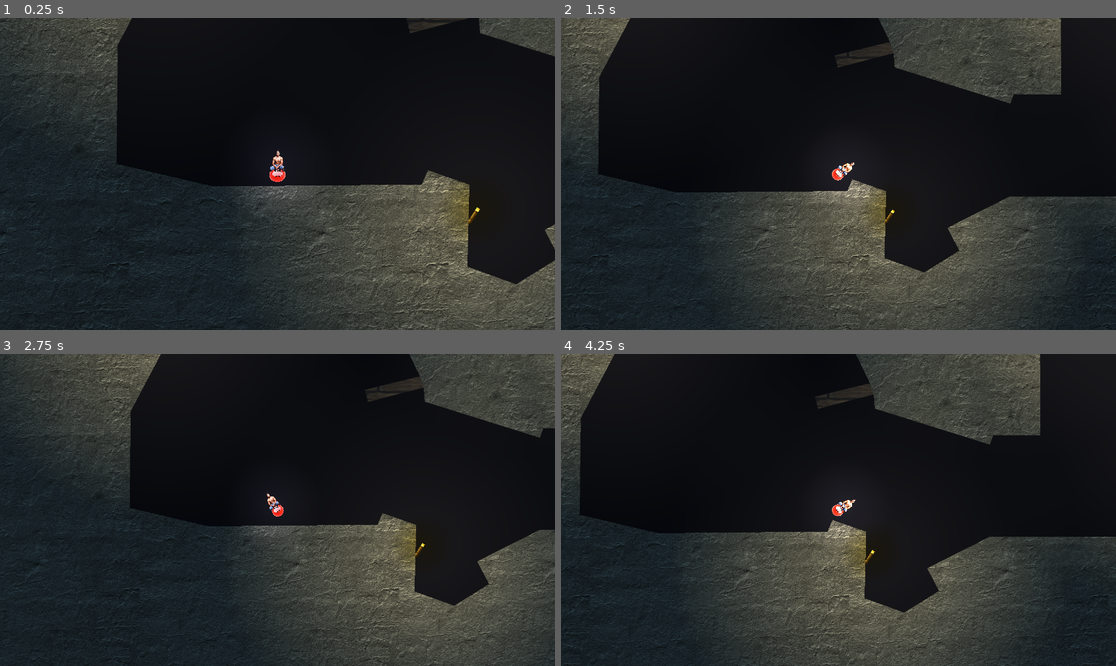
Above: before the commit, frames 1-4 (two rows, left to right).
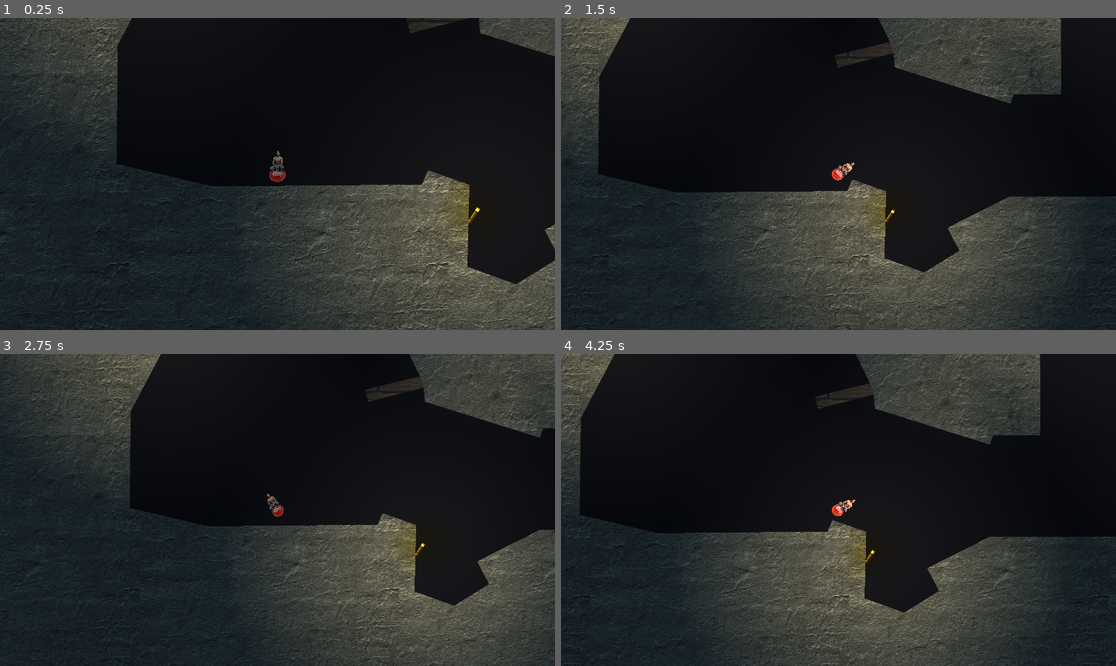
Above: after the commit, the same moments.

Repository: VGDCatumn/VGDC_FALL_26
Game: Godot game, scene res://Levels/level_master.tscn
Same seed, same stepped clock (60 frames per second), same inputs: the game is played once before the commit and once after it. This scene is started directly instead of the project's main scene.
Inputs:
- Up to frame 1 (0.25 s): no input
- Up to frame 2 (1.5 s): tap Enter (ui_accept) at 0.5, 0.77 s; hold D (move_right) from 0.53 s (still down); tap Tab (dev_mode) at 0.6, 1.35 s
- Up to frame 3 (2.75 s): tap Enter (ui_accept) at 1.52 s; release D (move_right) at 2.03 s; hold A (move_left) from 2.03 s (still down); tap Tab (dev_mode) at 2.1 s
- Up to frame 4 (4.25 s): release A (move_left) at 2.78 s; hold D (move_right) from 2.78 s (still down); tap Tab (dev_mode) at 2.85, 3.6 s; tap Enter (ui_accept) at 3.02, 3.77 s

The runs differ from the first frame. In frame 1, 0.5% of the frame differs, in the area x 43-57%, y 42-61%; in frame 2, 0.4%; in frame 3, 0.3%; in frame 4, 0.3%.

Commit message:
Polish level_chasm, remove point light from player

Diff:
--- a/Godot/Instances/player_ball_man.tscn
+++ b/Godot/Instances/player_ball_man.tscn
@@ -286,15 +286,6 @@
 &"wall_bounce_animation_right": SubResource("Animation_s6csc")
 }
 
-[sub_resource type="Gradient" id="Gradient_cjflg"]
-offsets = PackedFloat32Array(0, 0.18373494, 0.6295181)
-colors = PackedColorArray(1, 1, 1, 1, 0.7070707, 0.7070707, 0.7070707, 1, 0, 0, 0, 1)
-
-[sub_resource type="GradientTexture2D" id="GradientTexture2D_2gjm8"]
-gradient = SubResource("Gradient_cjflg")
-fill = 1
-fill_from = Vector2(0.5, 0.5)
-
 [node name="BallMan" type="CharacterBody2D" unique_id=742937550 groups=["PLAYER"]]
 z_index = 1
 script = ExtResource("1_gc4hn")
@@ -346,13 +337,6 @@
 libraries/ = SubResource("AnimationLibrary_a7g5p")
 autoplay = &"bounce_animation"
 
-[node name="PointLight2D" type="PointLight2D" parent="." unique_id=559485854]
-position = Vector2(0, -52)
-color = Color(1, 0.9019608, 0.9019608, 1)
-energy = 0.7
-texture = SubResource("GradientTexture2D_2gjm8")
-texture_scale = 12.0
-
 [connection signal="send_bounce" from="." to="Audio_Bounce" method="_on_ball_man_send_bounce"]
 [connection signal="send_velocity_vector" from="." to="VectorArrow" method="_on_ball_man_send_velocity_vector"]
 [connection signal="body_entered" from="Person" to="." method="_on_person_body_entered"]
--- a/Godot/Levels/level_chasm.tscn
+++ b/Godot/Levels/level_chasm.tscn
@@ -63,15 +63,12 @@
 [sub_resource type="RectangleShape2D" id="RectangleShape2D_4plfb"]
 size = Vector2(426.76462, 208.024)
 
-[sub_resource type="RectangleShape2D" id="RectangleShape2D_qji3b"]
-size = Vector2(426.76462, 274.36734)
+[sub_resource type="RectangleShape2D" id="RectangleShape2D_v8crf"]
+size = Vector2(426.76462, 517.66974)
 
 [sub_resource type="RectangleShape2D" id="RectangleShape2D_wxvkv"]
 size = Vector2(358.99698, 209.61874)
 
-[sub_resource type="RectangleShape2D" id="RectangleShape2D_im146"]
-size = Vector2(688.0156, 29.891678)
-
 [sub_resource type="RectangleShape2D" id="RectangleShape2D_8pxd6"]
 size = Vector2(919.37415, 406.01764)
 
@@ -84,14 +81,14 @@
 [sub_resource type="RectangleShape2D" id="RectangleShape2D_xygf2"]
 size = Vector2(399.29944, 705.14777)
 
-[sub_resource type="RectangleShape2D" id="RectangleShape2D_74lte"]
-size = Vector2(359.0736, 705.14777)
+[sub_resource type="RectangleShape2D" id="RectangleShape2D_qagw3"]
+size = Vector2(359.0736, 801.3848)
 
 [sub_resource type="RectangleShape2D" id="RectangleShape2D_am1oe"]
 size = Vector2(723.4132, 108.36835)
 
-[sub_resource type="RectangleShape2D" id="RectangleShape2D_pm8sa"]
-size = Vector2(612.1554, 75.76912)
+[sub_resource type="RectangleShape2D" id="RectangleShape2D_hgmp6"]
+size = Vector2(501.2021, 75.76912)
 
 [sub_resource type="RectangleShape2D" id="RectangleShape2D_ncnwt"]
 size = Vector2(252, 1421)
@@ -131,17 +128,17 @@
 [sub_resource type="RectangleShape2D" id="RectangleShape2D_j8efr"]
 size = Vector2(461.3376, 846.3841)
 
-[sub_resource type="RectangleShape2D" id="RectangleShape2D_utpyw"]
-size = Vector2(1144, 772)
+[sub_resource type="RectangleShape2D" id="RectangleShape2D_7s22q"]
+size = Vector2(1235, 227)
 
 [sub_resource type="RectangleShape2D" id="RectangleShape2D_mi710"]
-size = Vector2(1175.0371, 441.47623)
+size = Vector2(599.56616, 441.47623)
 
 [sub_resource type="RectangleShape2D" id="RectangleShape2D_0jm4c"]
 size = Vector2(1144, 319)
 
 [sub_resource type="RectangleShape2D" id="RectangleShape2D_400cn"]
-size = Vector2(1056.6833, 335.48706)
+size = Vector2(1208.3726, 440.16614)
 
 [sub_resource type="RectangleShape2D" id="RectangleShape2D_t43xt"]
 size = Vector2(140, 1789.4177)
@@ -158,11 +155,14 @@
 [sub_resource type="RectangleShape2D" id="RectangleShape2D_ckhtb"]
 size = Vector2(54.31546, 440.3738)
 
-[sub_resource type="RectangleShape2D" id="RectangleShape2D_o6j0p"]
-size = Vector2(54.31546, 148.00174)
-
-[sub_resource type="RectangleShape2D" id="RectangleShape2D_rk17o"]
-size = Vector2(86.987076, 76.372574)
+[sub_resource type="RectangleShape2D" id="RectangleShape2D_qofdi"]
+size = Vector2(69.96193, 229.83441)
+
+[sub_resource type="RectangleShape2D" id="RectangleShape2D_fat7j"]
+size = Vector2(210.55914, 651.4854)
+
+[sub_resource type="RectangleShape2D" id="RectangleShape2D_j4ift"]
+size = Vector2(180.00598, 76.372574)
 
 [sub_resource type="RectangleShape2D" id="RectangleShape2D_468tx"]
 size = Vector2(427.73682, 104.93701)
@@ -173,8 +173,8 @@
 [sub_resource type="RectangleShape2D" id="RectangleShape2D_rkulv"]
 size = Vector2(205.39581, 780.8457)
 
-[sub_resource type="RectangleShape2D" id="RectangleShape2D_agsoa"]
-size = Vector2(441.75, 1143.25)
+[sub_resource type="RectangleShape2D" id="RectangleShape2D_bela8"]
+size = Vector2(441.75, 637.625)
 
 [sub_resource type="RectangleShape2D" id="RectangleShape2D_7faet"]
 size = Vector2(564.875, 92.8125)
@@ -200,11 +200,17 @@
 [sub_resource type="RectangleShape2D" id="RectangleShape2D_870hm"]
 size = Vector2(53.793655, 103.05699)
 
-[sub_resource type="RectangleShape2D" id="RectangleShape2D_0vpnd"]
-size = Vector2(514.875, 914.625)
-
-[sub_resource type="RectangleShape2D" id="RectangleShape2D_xkllp"]
+[sub_resource type="RectangleShape2D" id="RectangleShape2D_hs767"]
+size = Vector2(553.8828, 668.7014)
+
+[sub_resource type="RectangleShape2D" id="RectangleShape2D_uvpdl"]
 size = Vector2(342.16174, 733.07007)
+
+[sub_resource type="RectangleShape2D" id="RectangleShape2D_ctr7y"]
+size = Vector2(184.01349, 457.32434)
+
+[sub_resource type="RectangleShape2D" id="RectangleShape2D_6gey5"]
+size = Vector2(270.92227, 457.32434)
 
 [sub_resource type="RectangleShape2D" id="RectangleShape2D_6fori"]
 size = Vector2(342.16174, 396.89905)
@@ -324,9 +330,10 @@
 shape = SubResource("RectangleShape2D_2xqxn")
 
 [node name="CollisionShape2D2" type="CollisionShape2D" parent="Platforms_Static" unique_id=2014599128]
-position = Vector2(1650.7705, -187.72061)
+position = Vector2(1507.9999, -291.00003)
 rotation = 0.37000978
 shape = SubResource("RectangleShape2D_mui3k")
+metadata/_edit_group_ = true
 
 [node name="CollisionShape2D6" type="CollisionShape2D" parent="Platforms_Static" unique_id=832163544]
 position = Vector2(2352.9067, 119)
@@ -334,12 +341,12 @@
 shape = SubResource("RectangleShape2D_hfuir")
 
 [node name="CollisionShape2D16" type="CollisionShape2D" parent="Platforms_Static" unique_id=306256798]
-position = Vector2(1611.1372, -886.02673)
+position = Vector2(1606.2845, -1039.3926)
 rotation = 0.21842189
 shape = SubResource("RectangleShape2D_q1rg3")
 
 [node name="CollisionShape2D26" type="CollisionShape2D" parent="Platforms_Static" unique_id=1353523902]
-position = Vector2(1367.8527, -976.6341)
+position = Vector2(1323.0001, -1155.9999)
 rotation = -0.20091197
 scale = Vector2(0.9999999, 0.9999999)
 shape = SubResource("RectangleShape2D_5wovd")
@@ -356,10 +363,10 @@
 shape = SubResource("RectangleShape2D_4plfb")
 
 [node name="CollisionShape2D68" type="CollisionShape2D" parent="Platforms_Static" unique_id=637236305]
-position = Vector2(-4038.0432, -1298.2194)
+position = Vector2(-4049.2048, -1519.0632)
 rotation = -0.050497837
-scale = Vector2(1.0686136, -1.8177027)
-shape = SubResource("RectangleShape2D_qji3b")
+scale = Vector2(1.0686136, -1.8177025)
+shape = SubResource("RectangleShape2D_v8crf")
 
 [node name="CollisionShape2D36" type="CollisionShape2D" parent="Platforms_Static" unique_id=1234362401]
 position = Vector2(-3056.0002, -891)
@@ -367,25 +374,13 @@
 scale = Vector2(1.0686136, -1.8177029)
 shape = SubResource("RectangleShape2D_wxvkv")
 
-[node name="CollisionShape2D34" type="CollisionShape2D" parent="Platforms_Static" unique_id=1904602888]
-position = Vector2(-3434, -1899)
-rotation = 0.44374958
-scale = Vector2(1.0686136, -1.8177028)
-shape = SubResource("RectangleShape2D_im146")
-
-[node name="CollisionShape2D35" type="CollisionShape2D" parent="Platforms_Static" unique_id=1353069791]
-position = Vector2(-3613.9998, -1747)
-rotation = -0.1779948
-scale = Vector2(1.0686136, -1.8177028)
-shape = SubResource("RectangleShape2D_im146")
-
 [node name="CollisionShape2D12" type="CollisionShape2D" parent="Platforms_Static" unique_id=1778568645]
 position = Vector2(3035.1074, -710.2005)
 rotation = 1.8217034
 shape = SubResource("RectangleShape2D_8pxd6")
 
 [node name="CollisionShape2D27" type="CollisionShape2D" parent="Platforms_Static" unique_id=1196196108]
-position = Vector2(1592.173, -648.4095)
+position = Vector2(1587.3203, -801.7754)
 rotation = -0.73847544
 shape = SubResource("RectangleShape2D_1yoly")
 
@@ -401,10 +396,10 @@
 shape = SubResource("RectangleShape2D_xygf2")
 
 [node name="CollisionShape2D17" type="CollisionShape2D" parent="Platforms_Static" unique_id=76313940]
-position = Vector2(1350.5725, -569.68005)
+position = Vector2(1349.1853, -728.63947)
 rotation = -0.008726646
 scale = Vector2(0.9999999, 0.9999999)
-shape = SubResource("RectangleShape2D_74lte")
+shape = SubResource("RectangleShape2D_qagw3")
 
 [node name="CollisionShape2D10" type="CollisionShape2D" parent="Platforms_Static" unique_id=456724541]
 position = Vector2(2556.5537, -385.3303)
@@ -412,9 +407,9 @@
 shape = SubResource("RectangleShape2D_am1oe")
 
 [node name="CollisionShape2D11" type="CollisionShape2D" parent="Platforms_Static" unique_id=603224267]
-position = Vector2(2096.897, -718.3331)
+position = Vector2(2037.4446, -881.52313)
 rotation = 0.17802358
-shape = SubResource("RectangleShape2D_pm8sa")
+shape = SubResource("RectangleShape2D_hgmp6")
 
 [node name="CollisionShape2D15" type="CollisionShape2D" parent="Platforms_Static" unique_id=684096007]
 position = Vector2(3066, -1630)
@@ -463,7 +458,7 @@
 shape = SubResource("RectangleShape2D_478t6")
 
 [node name="CollisionShape2D28" type="CollisionShape2D" parent="Platforms_Static" unique_id=46466392]
-position = Vector2(1866.7566, -830.6596)
+position = Vector2(1861.9039, -984.0255)
 rotation = 0.45601505
 scale = Vector2(0.9999999, 0.9999999)
 shape = SubResource("RectangleShape2D_6fp6m")
@@ -487,11 +482,11 @@
 shape = SubResource("RectangleShape2D_j8efr")
 
 [node name="CollisionShape2D21" type="CollisionShape2D" parent="Platforms_Static" unique_id=1453141542]
-position = Vector2(-4067, -2046)
-shape = SubResource("RectangleShape2D_utpyw")
+position = Vector2(-4021.5, -2318.5)
+shape = SubResource("RectangleShape2D_7s22q")
 
 [node name="CollisionShape2D66" type="CollisionShape2D" parent="Platforms_Static" unique_id=536843078]
-position = Vector2(-4076, -1166.9999)
+position = Vector2(-3830.874, -1016.3184)
 rotation = 0.5511655
 shape = SubResource("RectangleShape2D_mi710")
 
@@ -501,13 +496,14 @@
 shape = SubResource("RectangleShape2D_0jm4c")
 
 [node name="CollisionShape2D67" type="CollisionShape2D" parent="Platforms_Static" unique_id=1371572502]
-position = Vector2(-3990.0002, -1609.0001)
-rotation = -0.64848286
+position = Vector2(-3933, -1682.0001)
+rotation = -1.2599994
+scale = Vector2(0.99999994, 0.99999994)
 shape = SubResource("RectangleShape2D_400cn")
 
 [node name="CollisionShape2D53" type="CollisionShape2D" parent="Platforms_Static" unique_id=586191848]
-position = Vector2(-5025.4917, -3395.8782)
-rotation = 0.05694047
+position = Vector2(-5199.0005, -3387.0002)
+rotation = -0.16852842
 shape = SubResource("RectangleShape2D_t43xt")
 
 [node name="CollisionShape2D74" type="CollisionShape2D" parent="Platforms_Static" unique_id=2029833085]
@@ -516,33 +512,44 @@
 shape = SubResource("RectangleShape2D_uj8wd")
 
 [node name="CollisionShape2D73" type="CollisionShape2D" parent="Platforms_Static" unique_id=334127948]
-position = Vector2(-5121, -4646)
-rotation = -0.3370937
+position = Vector2(-5212, -4652.0005)
+rotation = 0.3176446
 shape = SubResource("RectangleShape2D_ih3sj")
 
 [node name="CollisionShape2D22" type="CollisionShape2D" parent="Platforms_Static" unique_id=566574157]
-position = Vector2(-2478, -2005.0001)
+position = Vector2(-2270, -2009.1455)
 rotation = -2.0998974
 shape = SubResource("RectangleShape2D_1lb3i")
 
+[node name="CollisionShape2D61" type="CollisionShape2D" parent="Platforms_Static" unique_id=521456006]
+position = Vector2(-2172, -1995.0002)
+rotation = -1.8503091
+shape = SubResource("RectangleShape2D_1lb3i")
+
 [node name="CollisionShape2D48" type="CollisionShape2D" parent="Platforms_Static" unique_id=721364007]
-position = Vector2(-2803.8743, -2406.0752)
+position = Vector2(-2651, -2547)
 rotation = -1.581131
 shape = SubResource("RectangleShape2D_ckhtb")
 
 [node name="CollisionShape2D51" type="CollisionShape2D" parent="Platforms_Static" unique_id=74216795]
-position = Vector2(-3463.9941, -2341.8591)
-rotation = -2.0977705
-shape = SubResource("RectangleShape2D_o6j0p")
+position = Vector2(-3336.3462, -2409.3845)
+rotation = -1.2436411
+scale = Vector2(0.99999994, 0.99999994)
+shape = SubResource("RectangleShape2D_qofdi")
+
+[node name="CollisionShape2D60" type="CollisionShape2D" parent="Platforms_Static" unique_id=1059310765]
+position = Vector2(-3530.839, -2147.323)
+rotation = -2.4455142
+shape = SubResource("RectangleShape2D_fat7j")
 
 [node name="CollisionShape2D52" type="CollisionShape2D" parent="Platforms_Static" unique_id=562328065]
-position = Vector2(-3467.427, -2381.0571)
-rotation = -2.8053179
-scale = Vector2(0.99999994, 0.99999994)
-shape = SubResource("RectangleShape2D_rk17o")
+position = Vector2(-3503, -2414.9998)
+rotation = 2.8176298
+scale = Vector2(0.99999994, 0.99999994)
+shape = SubResource("RectangleShape2D_j4ift")
 
 [node name="CollisionShape2D32" type="CollisionShape2D" parent="Platforms_Static" unique_id=2066708436]
-position = Vector2(-3218.2605, -1398.2062)
+position = Vector2(-3179, -1456.2062)
 rotation = -0.15384318
 scale = Vector2(1.2144043, 0.52159667)
 shape = SubResource("RectangleShape2D_468tx")
@@ -559,8 +566,8 @@
 shape = SubResource("RectangleShape2D_rkulv")
 
 [node name="CollisionShape2D23" type="CollisionShape2D" parent="Platforms_Static" unique_id=1442681143]
-position = Vector2(-1618, -3165)
-shape = SubResource("RectangleShape2D_agsoa")
+position = Vector2(-1618, -3417.8125)
+shape = SubResource("RectangleShape2D_bela8")
 
 [node name="CollisionShape2D55" type="CollisionShape2D" parent="Platforms_Static" unique_id=1478298881]
 position = Vector2(-3827.0002, -4068)
@@ -585,37 +592,49 @@
 shape = SubResource("RectangleShape2D_k0oi1")
 
 [node name="CollisionShape2D49" type="CollisionShape2D" parent="Platforms_Static" unique_id=859259048]
-position = Vector2(-2266.6096, -2114.3535)
+position = Vector2(-2058.6096, -2118.4988)
 rotation = 0.052161712
 shape = SubResource("RectangleShape2D_42r63")
 
 [node name="CollisionShape2D50" type="CollisionShape2D" parent="Platforms_Static" unique_id=769710854]
-position = Vector2(-2192.9998, -2244.8547)
+position = Vector2(-1984.9998, -2249)
 rotation = 0.0033801459
 shape = SubResource("RectangleShape2D_hiu35")
 
 [node name="CollisionShape2D69" type="CollisionShape2D" parent="Platforms_Static" unique_id=1465489495]
-position = Vector2(-2694.2898, -1618.8226)
-rotation = -0.037016943
+position = Vector2(-2536, -1695.9999)
+rotation = -0.18552479
 scale = Vector2(1.5530893, 1.5530893)
 shape = SubResource("RectangleShape2D_23em2")
 
 [node name="CollisionShape2D79" type="CollisionShape2D" parent="Platforms_Static" unique_id=615616522]
-position = Vector2(-3042.0002, -1450)
+position = Vector2(-3002.7397, -1508)
 rotation = 1.5325648
 scale = Vector2(1.5530896, 1.5530896)
 shape = SubResource("RectangleShape2D_870hm")
 
 [node name="CollisionShape2D40" type="CollisionShape2D" parent="Platforms_Static" unique_id=2085634449]
-position = Vector2(-1355, -3210)
+position = Vector2(-1287.5574, -3314.6494)
 rotation = 0.41516528
-shape = SubResource("RectangleShape2D_0vpnd")
+shape = SubResource("RectangleShape2D_hs767")
 
 [node name="CollisionShape2D58" type="CollisionShape2D" parent="Platforms_Static" unique_id=2069183757]
 position = Vector2(-1769.6558, -3265.41)
 rotation = -0.29445043
-scale = Vector2(0.99999994, 0.99999994)
-shape = SubResource("RectangleShape2D_xkllp")
+scale = Vector2(0.9999999, 0.9999999)
+shape = SubResource("RectangleShape2D_uvpdl")
+
+[node name="CollisionShape2D62" type="CollisionShape2D" parent="Platforms_Static" unique_id=445374308]
+position = Vector2(-1652.9999, -2852)
+rotation = -1.1593233
+scale = Vector2(0.9999998, 0.9999998)
+shape = SubResource("RectangleShape2D_ctr7y")
+
+[node name="CollisionShape2D80" type="CollisionShape2D" parent="Platforms_Static" unique_id=367896574]
+position = Vector2(-1318.2017, -2793.3447)
+rotation = -2.3585246
+scale = Vector2(0.9999998, 0.9999998)
+shape = SubResource("RectangleShape2D_6gey5")
 
 [node name="CollisionShape2D77" type="CollisionShape2D" parent="Platforms_Static" unique_id=157622573]
 position = Vector2(-107, -2346)
@@ -697,11 +716,11 @@
 [node name="Platforms_Special" type="Node2D" parent="." unique_id=1603431409]
 
 [node name="Spring" parent="Platforms_Special" unique_id=261987189 instance=ExtResource("5_rkulv")]
-position = Vector2(-4216, -2526.9998)
-rotation = -0.2705035
+position = Vector2(-4307.0005, -2579.9998)
+rotation = -0.16706243
 
 [node name="Spring2" parent="Platforms_Special" unique_id=525811 instance=ExtResource("5_rkulv")]
-position = Vector2(-4894, -3447.9998)
+position = Vector2(-5098, -3709.0002)
 rotation = 0.55881643
 spring_power = 1400
 
@@ -723,13 +742,14 @@
 position = Vector2(3, -3327)
 
 [node name="Textures_Polygon" type="Node2D" parent="." unique_id=1570680729]
+z_index = -1
 metadata/_edit_group_ = true
 
 [node name="Rock_Foundation" type="Polygon2D" parent="Textures_Polygon" unique_id=254722450]
 texture_repeat = 2
 position = Vector2(-2747, 695)
 texture = ExtResource("4_qxvo5")
-polygon = PackedVector2Array(-804, -1793, -451, -1811, -82,  …(440 unchanged characters)… 117, 2103, -5962, 2066, -6000, -5746, -2449, -5774, -2163, -4964, -2247, -3475, -1396, -3113, -746, -3125, -669, -3098, -638, -3051, -748, -2988, -752, -2356, -1076, -2221, -1059, -1953)
+polygon = PackedVector2Array(-804, -1793, -451, -1811, -82,  …(440 unchanged characters)… 117, 2103, -5962, 2066, -6000, -5746, -2258, -5757, -2530, -4938, -2247, -3475, -1396, -3113, -851, -3122, -686, -3171, -469, -3095, -494, -3029, -908, -2527, -1064, -2020, -1059, -1953)
 
 [node name="Rock_1" type="Polygon2D" parent="Textures_Polygon" unique_id=697123107]
 texture_repeat = 2
@@ -739,7 +759,7 @@
 [node name="Rock_2" type="Polygon2D" parent="Textures_Polygon" unique_id=1551194888]
 texture_repeat = 2
 texture = ExtResource("4_qxvo5")
-polygon = PackedVector2Array(1159, -1086, 1173, -217, 1531, -215, 1534, -482, 1817, -739, 2386, -626, 2404, -695, 2093, -756, 1775, -919, 1794, -1010, 1532, -1067, 1518, -1164)
+polygon = PackedVector2Array(1159, -1086, 1172, -323, 1341, -323, 1534, -324, 1526, -627, 1811, -889, 2077, -837, 2279, -800, 2291, -875, 2104, -905, 1767, -1070, 1785, -1164, 1497, -1234, 1471, -1341, 1113, -1261)
 
 [node name="Rock_3" type="Polygon2D" parent="Textures_Polygon" unique_id=169826592]
 texture_repeat = 2
@@ -749,7 +769,7 @@
 [node name="Rock_4" type="Polygon2D" parent="Textures_Polygon" unique_id=536828435]
 texture_repeat = 2
 texture = ExtResource("4_qxvo5")
-polygon = PackedVector2Array(-2048, -3566, -1842, -2926, -1848, -2609, -1364, -2598, -942, -3532, -1403, -3732, -1848, -3727, -1848, -3644)
+polygon = PackedVector2Array(-2048, -3566, -1864, -2956, -1905, -2854, -1381, -2538, -1062, -2850, -1143, -2950, -896, -3509, -1403, -3732, -1848, -3727, -1848, -3644)
 
 [node name="Rock_5" type="Polygon2D" parent="Textures_Polygon" unique_id=983429455]
 texture_repeat = 2
@@ -769,7 +789,7 @@
 [node name="Rock_8" type="Polygon2D" parent="Textures_Polygon" unique_id=423355653]
 texture_repeat = 2
 texture = ExtResource("4_qxvo5")
-polygon = PackedVector2Array(-2647, -1945, -2406, -2098, -2393, -2204, -2282, -2199, -2279, -2339, -2105, -2334, -2116, -2031, -2616, -1885)
+polygon = PackedVector2Array(-2442, -1949, -2193, -2096, -2190, -2200, -2070, -2199, -2069, -2338, -1901, -2338, -1905, -2012, -2413, -1889)
 
 [node name="Rock_9" type="Polygon2D" parent="Textures_Polygon" unique_id=682367334]
 texture_repeat = 2
@@ -779,7 +799,7 @@
 [node name="Wood_1" type="Polygon2D" parent="Textures_Polygon" unique_id=739661022]
 texture_repeat = 2
 texture = ExtResource("6_uj8wd")
-polygon = PackedVector2Array(1520, -270, 1846, -145, 1825, -91, 1491, -216)
+polygon = PackedVector2Array(1419, -354, 1705, -243, 1685, -191, 1326, -327)
 
 [node name="Wood_2" type="Polygon2D" parent="Textures_Polygon" unique_id=1556023430]
 texture_repeat = 2
@@ -793,17 +813,13 @@
 
 [node name="Wood_4" type="Polygon2D" parent="Textures_Polygon" unique_id=1832324705]
 texture_repeat = 2
+position = Vector2(38, -55)
 texture = ExtResource("6_uj8wd")
 polygon = PackedVector2Array(-3480, -1384, -3475, -1332, -2959, -1411, -2960, -1496, -3124, -1490, -3122, -1442)
 
-[node name="Wood_5" type="Polygon2D" parent="Textures_Polygon" unique_id=100608684]
-texture_repeat = 2
-texture = ExtResource("6_uj8wd")
-polygon = PackedVector2Array(-3498, -1962, -3093, -1771, -3117, -1721, -3254, -1785, -3500, -1742, -3498, -1797, -3334, -1824, -3493, -1898)
-
 [node name="Wood_6" type="Polygon2D" parent="Textures_Polygon" unique_id=530913813]
 texture_repeat = 2
-position = Vector2(-100, -48)
+position = Vector2(55, -186)
 texture = ExtResource("6_uj8wd")
 polygon = PackedVector2Array(-2924, -2388, -2485, -2387, -2483, -2332, -2922, -2328)
 
@@ -846,8 +862,8 @@
 texture_scale = 5.67
 
 [node name="GrumpyCat" type="Sprite2D" parent="Textures_Sprite" unique_id=1750750901]
-position = Vector2(-2692.5522, -1593.8005)
-rotation = -0.07886209
+position = Vector2(-2534.389, -1671.1852)
+rotation = -0.2097217
 scale = Vector2(0.15298413, 0.15298413)
 texture = ExtResource("7_6fori")
 
@@ -858,13 +874,12 @@
 texture = ExtResource("9_1vapn")
 
 [node name="PictureFrame" type="Sprite2D" parent="Textures_Sprite" unique_id=1836089542]
-position = Vector2(-2691.7258, -1596.1536)
-rotation = -1.6225293
+position = Vector2(-2533.5625, -1673.5382)
+rotation = -1.7533889
 scale = Vector2(0.48958203, 0.9497001)
 texture = ExtResource("10_870hm")
 
 [node name="Lighting" type="Node2D" parent="." unique_id=401589430]
-metadata/_edit_lock_ = true
 
 [node name="DirectionalLight_Darkness" type="DirectionalLight2D" parent="Lighting" unique_id=1019431545]
 color = Color(0.9856015, 0.8393236, 0.7695522, 1)
@@ -886,8 +901,8 @@
 scale = Vector2(0.99999994, 0.99999994)
 
 [node name="Torch2" parent="Lighting" unique_id=1065431374 instance=ExtResource("14_7s22q")]
-position = Vector2(1346, -358)
-rotation = -0.045754433
+position = Vector2(1557.0001, -560.9999)
+rotation = 0.50436157
 scale = Vector2(0.99999994, 0.99999994)
 
 [node name="Torch4" parent="Lighting" unique_id=751080555 instance=ExtResource("14_7s22q")]
@@ -901,13 +916,18 @@
 scale = Vector2(0.99999994, 0.99999994)
 
 [node name="Torch6" parent="Lighting" unique_id=1141834236 instance=ExtResource("14_7s22q")]
-position = Vector2(-2275, -2100)
-rotation = -0.061820626
+position = Vector2(-1887.0002, -2151.9998)
+rotation = 0.2952337
 scale = Vector2(0.99999994, 0.99999994)
 
 [node name="Torch7" parent="Lighting" unique_id=1228168018 instance=ExtResource("14_7s22q")]
-position = Vector2(-1095.0001, -3138.9998)
-rotation = 0.9543667
+position = Vector2(-312, -2359)
+rotation = -0.6303235
+scale = Vector2(0.99999994, 0.99999994)
+
+[node name="Torch9" parent="Lighting" unique_id=34821706 instance=ExtResource("14_7s22q")]
+position = Vector2(-1526, -3460)
+rotation = 0.003525436
 scale = Vector2(0.99999994, 0.99999994)
 
 [node name="Torch8" parent="Lighting" unique_id=1929910136 instance=ExtResource("14_7s22q")]
@@ -927,7 +947,8 @@
 [node name="CollisionShape2D" type="CollisionShape2D" parent="Trigger_Camera_Zoom" unique_id=208824531]
 position = Vector2(-869.4666, -328.6704)
 rotation = 0.30864188
-shape = SubResource("RectangleShape2D_vabag")
+shape = SubResource("RectangleShape2D_8mkd8")
+metadata/_edit_lock_ = true
 
 [connection signal="body_entered" from="Trigger_Camera_Zoom" to="Trigger_Camera_Zoom" method="_on_body_entered"]
 [connection signal="body_exited" from="Trigger_Camera_Zoom" to="Trigger_Camera_Zoom" method="_on_body_exited"]
Not shown: 1 places in Godot/Instances/player_ball_man.tscn that only renumber resources
Not shown: 1 places in Godot/Levels/level_chasm.tscn that only renumber resources
